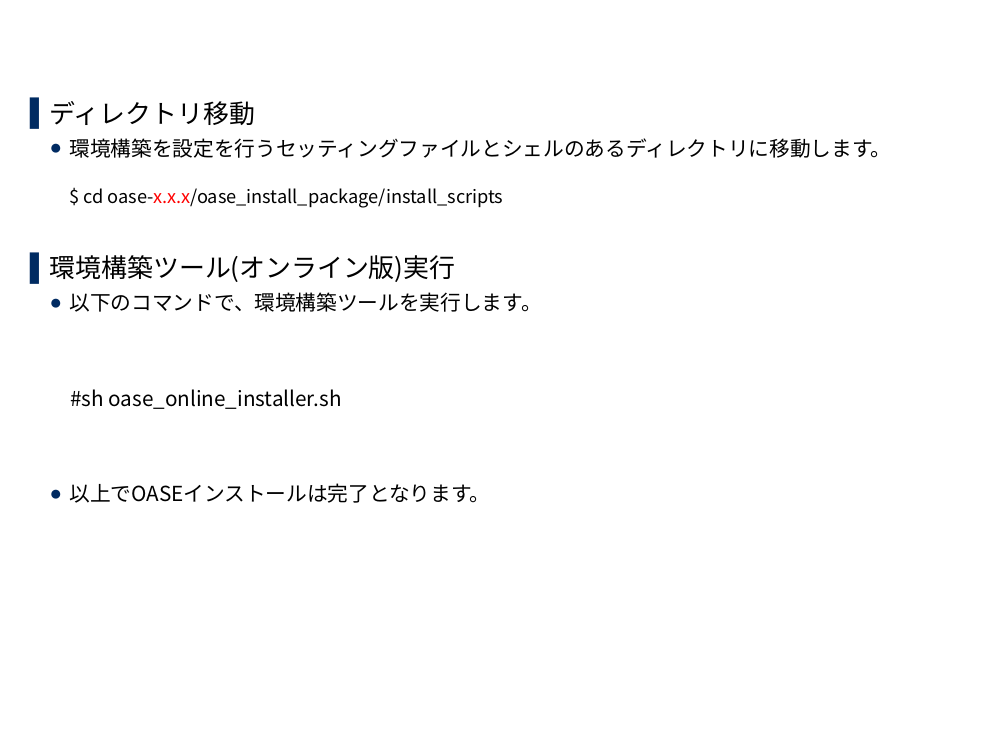
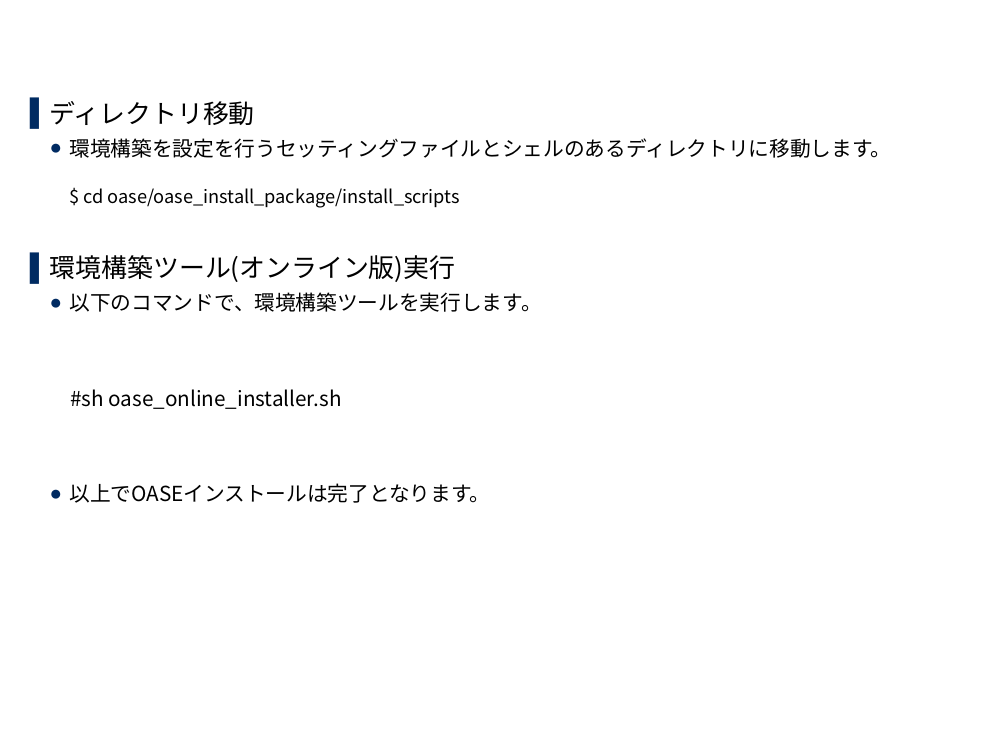
Before and after one commit to exastro-suite/oase-docs, a slide deck: slide 17 of asset/Learn_ja/OASE-online-install_ja.pptx (slide 19 before the commit). Drawn at 1008x756 pixels with LibreOffice and Linux fonts; fonts in the diff are those of the drawing; background and template pictures are left out. Boxes give left, top, right and bottom in pixels: in the first picture for what was removed or moved away, otherwise in the second. Text is boxed around its words. In the diff, an @@ line names an element or a change of style, - is before the commit and + after.

Commit message:
Update online install.

```diff
--- a/asset/Learn_ja/OASE-online-install_ja.pptx
+++ b/asset/Learn_ja/OASE-online-install_ja.pptx
@@ text at bbox=[70, 138, 892, 208]: text changed @@
-  ● 環境構築を設定を行うセッティングファイルとシェルのあるディレクトリに移動します。
-    $ cd oase-x.x.x/oase_install_package/install_scripts
+  ● 環境構築を設定を行うセッティングファイルとシェルのあるディレクトリに移動します。
+    $ cd oase/oase_install_package/install_scripts
```
Also in this commit, not shown: 15 other slides changed, 2 slides removed, 1 other file.
